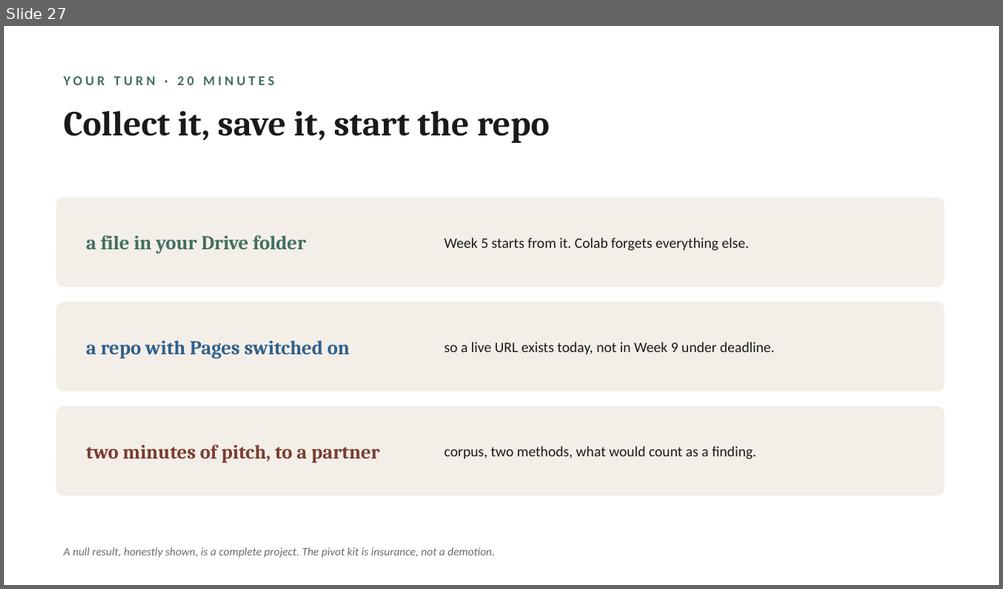
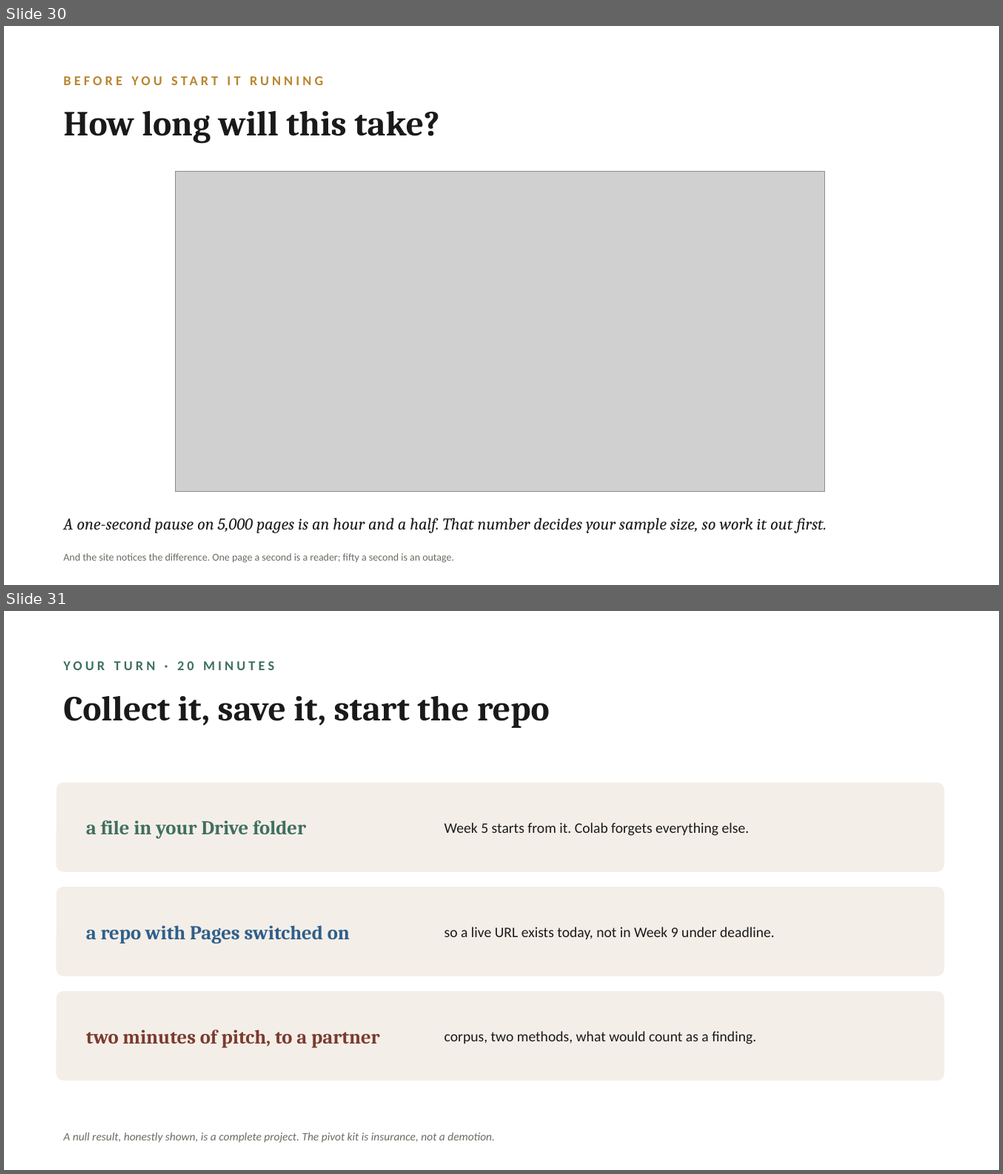
Before and after one commit to lucianli123/culture-as-data-2026, a slide deck: slides/week-04-lecture-draft.pptx. Shown one above the other, each under a label of ours: slide 27 before the commit, slides 30 and 31 after it. The pictures are 1003x589 and 1003x1174 pixels, drawn with LibreOffice and Linux fonts; fonts in the diff are those of the drawing; grey boxes stand for pictures. Boxes give left, top, right and bottom in pixels: in the first picture for what was removed or moved away, otherwise in the second. Text is boxed around its words. In the diff, an @@ line names an element or a change of style, - is before the commit and + after.

```diff
--- a/slides/week-04-lecture-draft.pptx
+++ b/slides/week-04-lecture-draft.pptx
@@ slide 30 added at <box>4,26,999,585</box>, background #FFFFFF @@
@@ text added at <box>57,67,914,93</box>, 13 pt, text #B9852F, bold @@
+BEFORE YOU START IT RUNNING
@@ text added at <box>63,111,439,143</box>, 34 pt, text #1A1A1A, bold @@
+How long will this take?
@@ picture added at <box>176,172,825,492</box> @@
@@ text added at <box>63,518,826,534</box>, 16 pt, text #1A1A1A, italic @@
+A one-second pause on 5,000 pages is an hour and a half. That number decides your sample size, so work it out first.
@@ text added at <box>63,554,454,563</box>, 10 pt, text #6B6B63 @@
+And the site notices the difference. One page a second is a reader; fifty a second is an outage.
@@ what was slide 27 is now slide 31 @@
```
Also in this commit, not shown: 1 slide changed, 3 other slides added, 3 other files.
